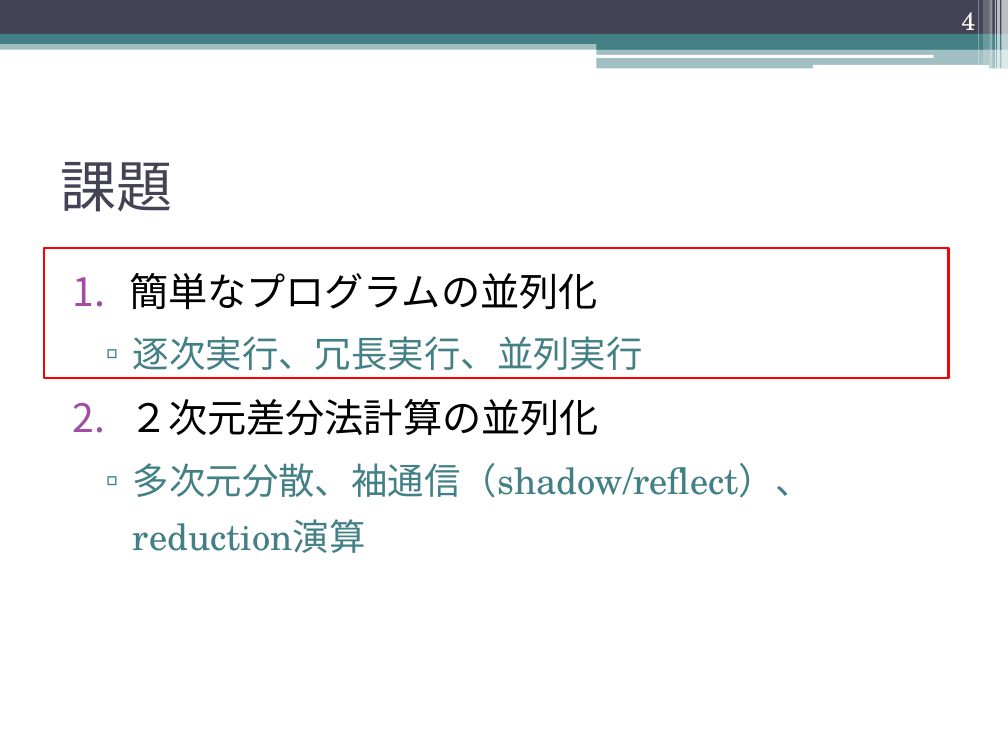
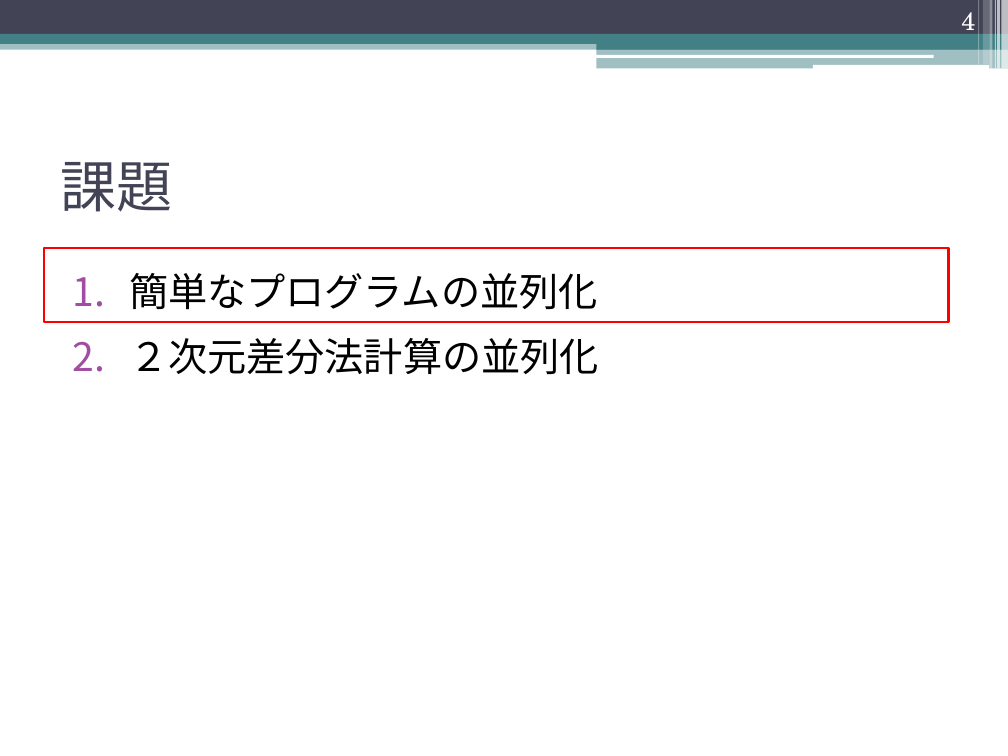
Before and after one commit to XcalableMP/Lecture, a slide deck: slide 4 of beginner/2.globalview.pptx. Drawn at 1008x756 pixels with LibreOffice and Linux fonts; fonts in the diff are those of the drawing. Boxes give left, top, right and bottom in pixels: in the first picture for what was removed or moved away, otherwise in the second. Text is boxed around its words. In the diff, an @@ line names an element or a change of style, - is before the commit and + after.

```diff
--- a/beginner/2.globalview.pptx
+++ b/beginner/2.globalview.pptx
@@ rectangle resized from (x1=43, y1=248, x2=949, y2=378) to (x1=43, y1=248, x2=949, y2=323) @@
@@ text at (x1=133, y1=336, x2=643, y2=378): paragraph removed @@
-  ▫ 逐次実行、冗長実行、並列実行
@@ text at (x1=133, y1=463, x2=812, y2=553): paragraph removed @@
-  ▫ 多次元分散、袖通信（shadow/reflect）、reduction演算
```
Also in this commit, not shown: 9 other slides changed, 1 slide added, 1 slide removed, 1 other file.
